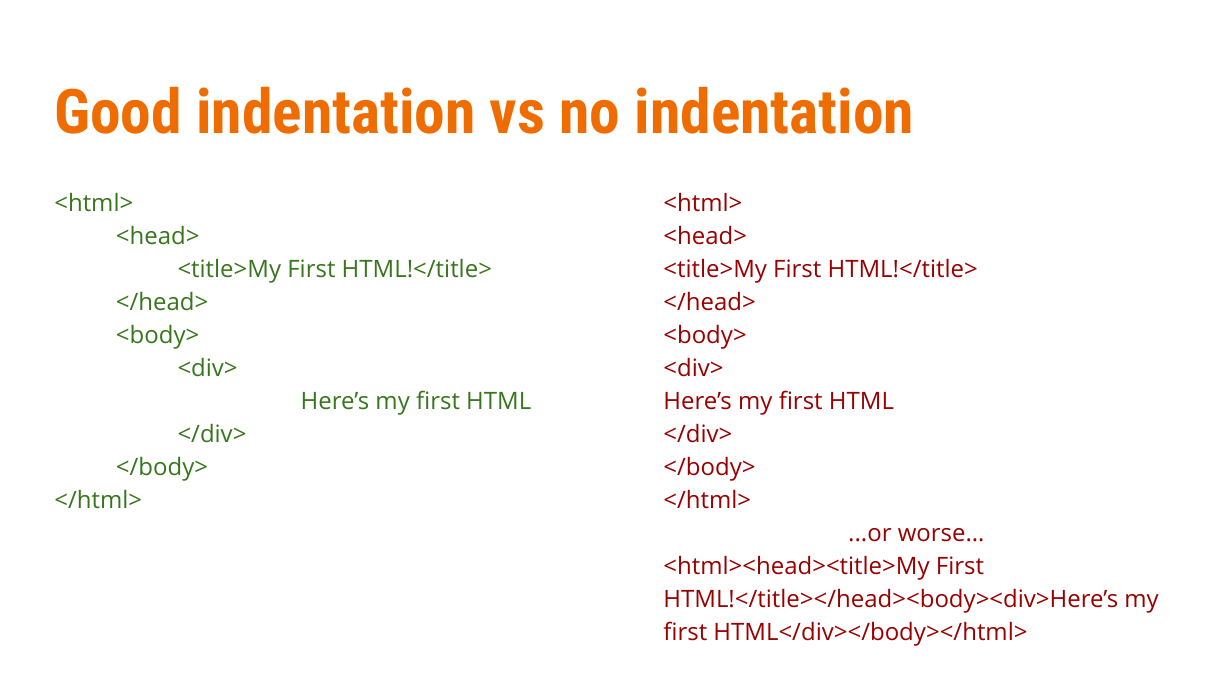
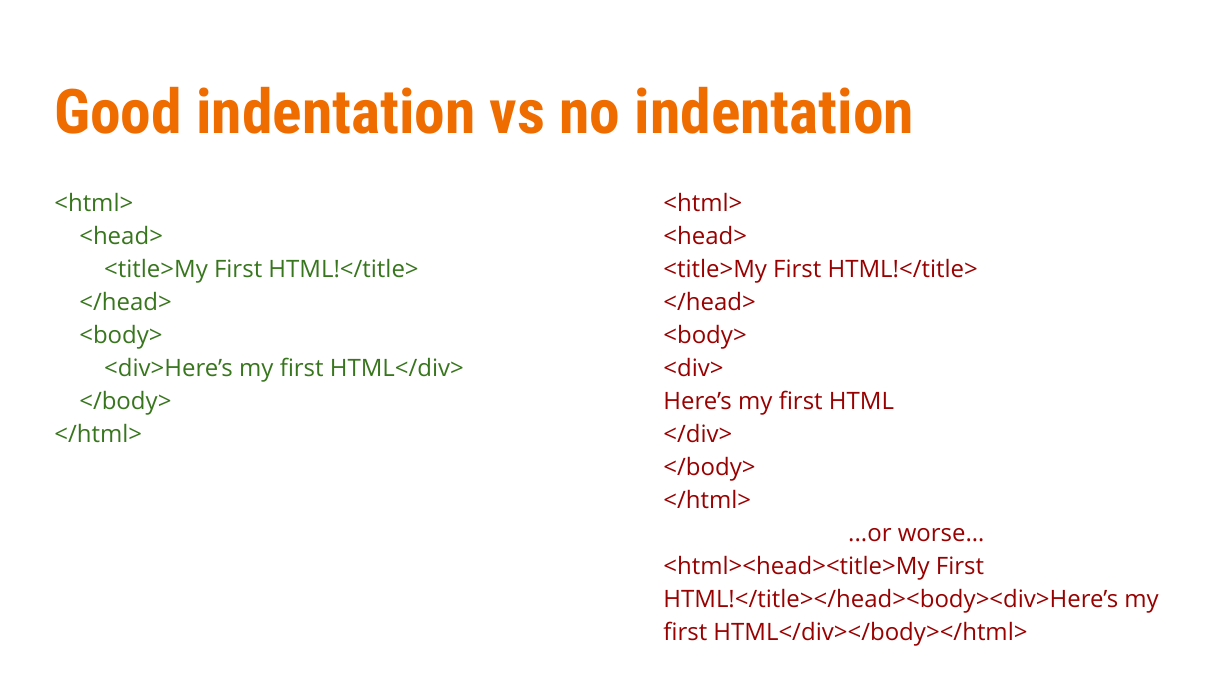
Before and after one commit to linkedin/high-school-trainee, a slide deck: slide 4 of Week 1/Lectures/1.3 HTML and CSS.pptx. Drawn at 1232x693 pixels with LibreOffice and Linux fonts; fonts in the diff are those of the drawing. Boxes give left, top, right and bottom in pixels: in the first picture for what was removed or moved away, otherwise in the second. Text is boxed around its words. In the diff, an @@ line names an element or a change of style, - is before the commit and + after.

```diff
--- a/Week 1/Lectures/1.3 HTML and CSS.pptx
+++ b/Week 1/Lectures/1.3 HTML and CSS.pptx
@@ text at bbox=[79, 225, 418, 415]: indent changed @@
@@ text at bbox=[104, 357, 464, 382]: text changed @@
-<div>
-Here’s my first HTML
-</div>
+<div>Here’s my first HTML</div>
```
Also in this commit, not shown: 8 other slides changed, 6 other files.
